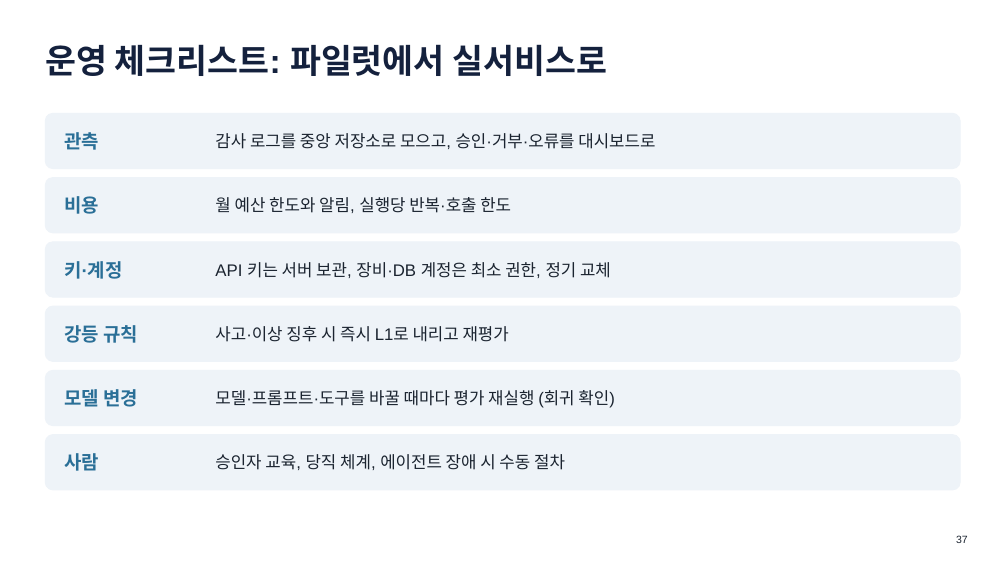
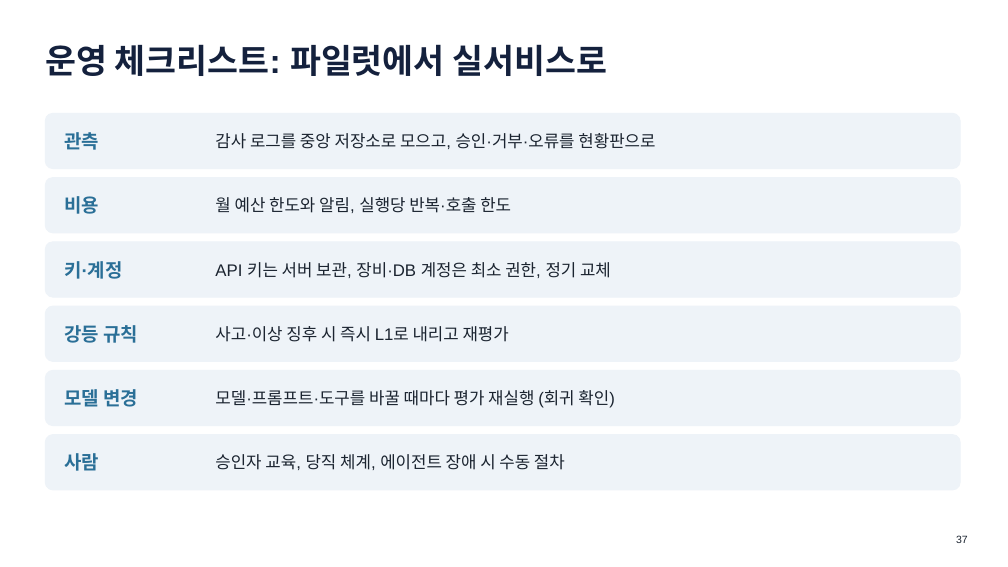
Before and after one commit to khaniyapark-ops/AI-Study, a slide deck: slide 37 of advanced/심화교육_Agentic.pptx. Drawn at 1008x567 pixels with LibreOffice and Linux fonts; fonts in the diff are those of the drawing. Boxes give left, top, right and bottom in pixels: in the first picture for what was removed or moved away, otherwise in the second. Text is boxed around its words. In the diff, an @@ line names an element or a change of style, - is before the commit and + after.

```diff
--- a/advanced/심화교육_Agentic.pptx
+++ b/advanced/심화교육_Agentic.pptx
@@ text at (215, 133, 655, 149): text changed @@
-감사 로그를 중앙 저장소로 모으고, 승인·거부·오류를 대시보드로
+감사 로그를 중앙 저장소로 모으고, 승인·거부·오류를 현황판으로
```
Also in this commit, not shown: 16 other slides changed, 33 other files.
